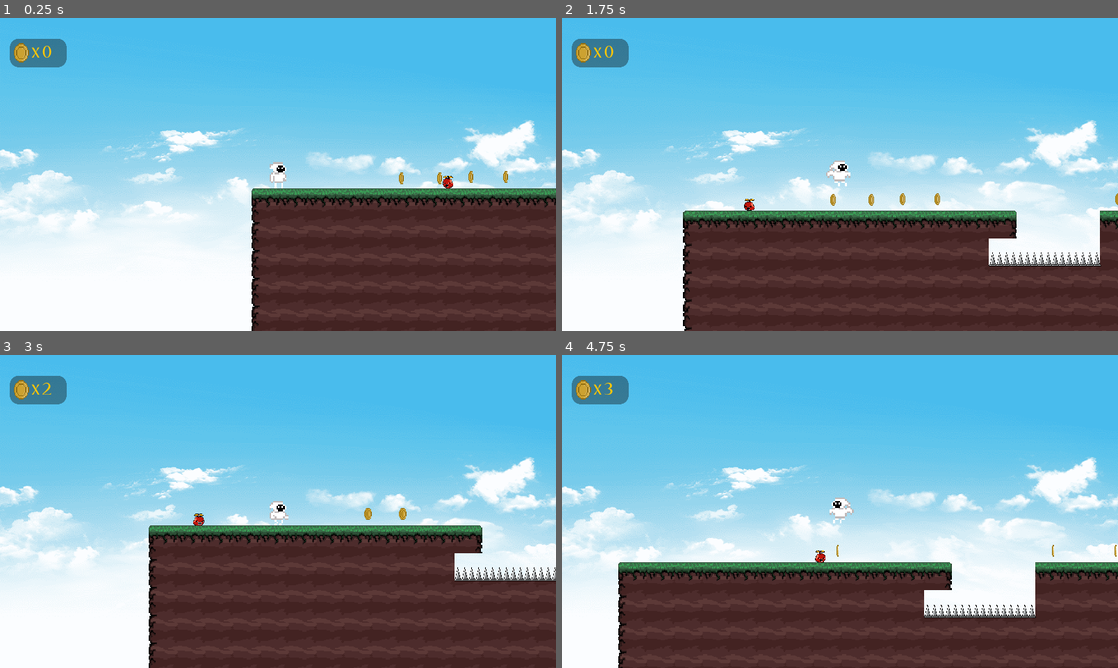
Above: before the commit, frames 1-4 (two rows, left to right).
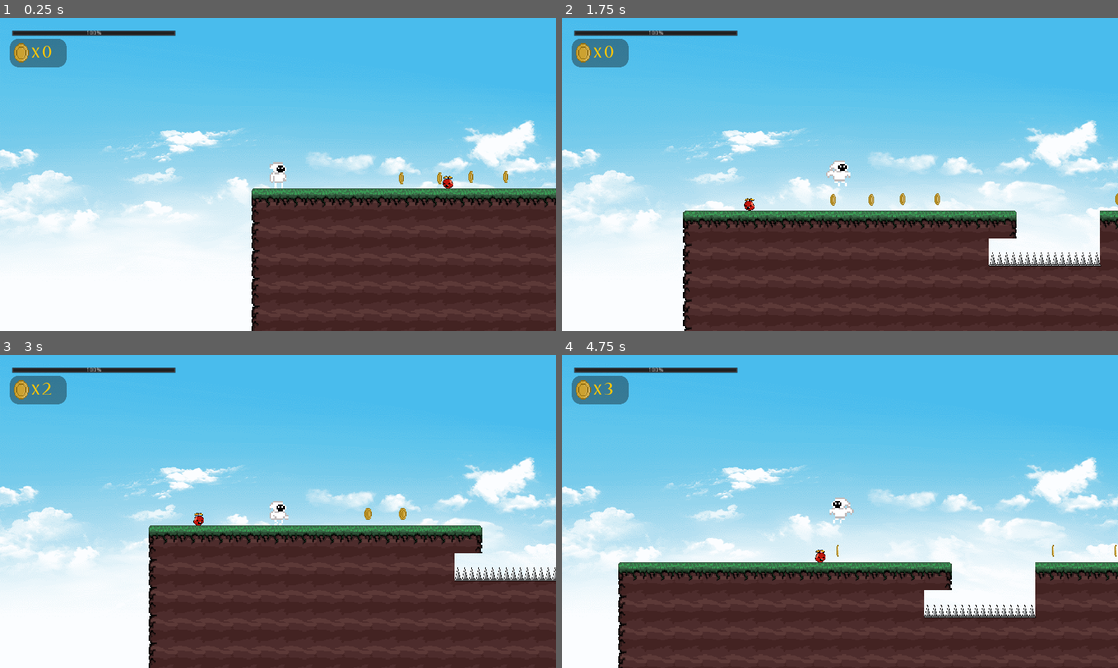
Above: after the commit, the same moments.

Repository: Tears89/Godot2d
Game: Godot game, scene res://Worlds/World_01.tscn
Two runs of this game, one before a commit and one after it. Both use one fixed random seed, a clock stepped at 60 frames per second and the inputs below.
Inputs:
- Up to frame 1 (0.25 s): no input
- Up to frame 2 (1.75 s): hold D (Move_Right) from 0.53 s (still down); tap W (Jump) at 0.77, 1.52 s
- Up to frame 3 (3 s): release D (Move_Right) at 2.03 s; hold A (Move_Left) 2.03-2.78 s; hold D (Move_Right) from 2.78 s (still down)
- Up to frame 4 (4.75 s): tap W (Jump) at 3.02, 3.77, 4.52 s; release D (Move_Right) at 4.28 s; hold A (Move_Left) from 4.28 s (still down)

The runs differ from the first frame. In frame 1, 0.5% of the frame differs, in the area x 2-82%, y 4-54%; in frame 2, 0.6%; in frame 3, 0.6%, in the area x 2-37%, y 4-55%; in frame 4, 0.6%.

Commit message:
Залил примеры проверки столкновений и использования синглтонов в годо

Diff:
--- /dev/null
+++ b/Preabs/Global.tscn
@@ -0,0 +1,9 @@
+[gd_scene load_steps=3 format=2]
+
+[ext_resource path="res://Preabs/HUD.tscn" type="PackedScene" id=1]
+[ext_resource path="res://Script/global.gd" type="Script" id=2]
+
+[node name="Global" type="Node"]
+script = ExtResource( 2 )
+
+[node name="HUD" parent="." instance=ExtResource( 1 )]
--- /dev/null
+++ b/Preabs/HUD.tscn
@@ -0,0 +1,67 @@
+[gd_scene load_steps=7 format=2]
+
+[ext_resource path="res://AubreyPro.otf" type="DynamicFontData" id=1]
+[ext_resource path="res://Graphics/Coin/Coin-1.png.png" type="Texture" id=2]
+[ext_resource path="res://Script/HUD.gd" type="Script" id=3]
+
+[sub_resource type="StyleBoxFlat" id=1]
+bg_color = Color( 0.0509804, 0.0509804, 0.0509804, 0.392157 )
+corner_radius_top_left = 20
+corner_radius_top_right = 20
+corner_radius_bottom_right = 20
+corner_radius_bottom_left = 20
+
+[sub_resource type="DynamicFont" id=2]
+size = 40
+font_data = ExtResource( 1 )
+
+[sub_resource type="DynamicFont" id=3]
+size = 40
+font_data = ExtResource( 1 )
+
+[node name="HUD" type="CanvasLayer"]
+offset = Vector2( -400, -200 )
+transform = Transform2D( 1, 0, 0, 1, -400, -200 )
+script = ExtResource( 3 )
+
+[node name="Panel" type="Panel" parent="."]
+margin_left = 423.0
+margin_top = 248.0
+margin_right = 553.0
+margin_bottom = 313.0
+custom_styles/panel = SubResource( 1 )
+
+[node name="TextureRect" type="TextureRect" parent="."]
+margin_left = 423.0
+margin_top = 248.0
+margin_right = 475.0
+margin_bottom = 313.0
+texture = ExtResource( 2 )
+expand = true
+
+[node name="X" type="Label" parent="."]
+margin_left = 472.0
+margin_top = 256.0
+margin_right = 492.0
+margin_bottom = 300.0
+custom_colors/font_color = Color( 1, 0.784314, 0.0156863, 1 )
+custom_fonts/font = SubResource( 2 )
+text = "x"
+valign = 1
+
+[node name="Coins" type="Label" parent="."]
+margin_left = 496.0
+margin_top = 256.0
+margin_right = 538.0
+margin_bottom = 300.0
+custom_colors/font_color = Color( 1, 0.784314, 0.0156863, 1 )
+custom_fonts/font = SubResource( 3 )
+text = "##"
+valign = 1
+
+[node name="HealthBar" type="ProgressBar" parent="."]
+margin_left = 427.0
+margin_top = 228.0
+margin_right = 805.0
+margin_bottom = 242.0
+value = 100.0
--- a/Preabs/Player.tscn
+++ b/Preabs/Player.tscn
@@ -40,7 +40,7 @@
 frames = SubResource( 1 )
 animation = "idle"
 
-[node name="CollisionShape2D" type="CollisionShape2D" parent="."]
+[node name="CollisionShape2D" type="CollisionShape2D" parent="." groups=["player"]]
 position = Vector2( 0, 1 )
 shape = SubResource( 2 )
 
@@ -48,3 +48,6 @@
 current = true
 
 [node name="ParallaxBackground" parent="." instance=ExtResource( 10 )]
+
+[node name="DamageTimer" type="Timer" parent="."]
+one_shot = true
--- a/Preabs/enemy.tscn
+++ b/Preabs/enemy.tscn
@@ -59,6 +59,9 @@
 [sub_resource type="RectangleShape2D" id=12]
 extents = Vector2( 12, 14.3941 )
 
+[sub_resource type="RectangleShape2D" id=13]
+extents = Vector2( 23, 21.7339 )
+
 [node name="enemy" type="KinematicBody2D"]
 collision_layer = 8
 script = ExtResource( 2 )
@@ -77,3 +80,10 @@
 position = Vector2( 13.4044, 8.73394 )
 enabled = true
 cast_to = Vector2( -0.0315247, 16.4086 )
+
+[node name="Area2D" type="Area2D" parent="."]
+collision_layer = 0
+
+[node name="CollisionShape2D2" type="CollisionShape2D" parent="Area2D"]
+position = Vector2( 0, -6.26605 )
+shape = SubResource( 13 )
--- a/Script/Coin.gd
+++ b/Script/Coin.gd
@@ -7,7 +7,7 @@
 func _on_Coin_body_entered(body):
 
 	if body.name == "Player":
-		body.Coin += 1
+		Global.coins += 1
 		queue_free()
-		emit_signal("coin_collected")
+#		emit_signal("coin_collected")
 	pass # Replace with function body.
--- a/Script/HUD.gd
+++ b/Script/HUD.gd
@@ -5,9 +5,11 @@
 func _ready():
 	$Coins.text = String(coins)
 
+func set_health_bar(value):
+	$HealthBar.value = value
+	pass
 
-
-
-func _on_Coin_coin_collected():
-	coins = coins + 1
-	_ready()
+func set_coins(value):
+#	coins = coins + 1
+	$Coins.text = str(value)
+#	_ready()
--- a/Script/Player.gd
+++ b/Script/Player.gd
@@ -42,7 +42,13 @@
 
 
 func ApplyDmg(dmg :int):
+	if not $DamageTimer.is_stopped():
+		return
+
 	Health -= dmg
+	prints("Health:", Health)
+	Global.hud.set_health_bar(Health)
+	$DamageTimer.start()
 
 	if Health <= 0:
 		Health = 0
--- a/Script/enemy.gd
+++ b/Script/enemy.gd
@@ -6,10 +6,12 @@
 const Gravity = 15
 const Speed = 200;
 const Floor = Vector2(0, -1)
-const DAMAGE_AMOUNT = 10
+export var DAMAGE_AMOUNT = 10
 
 func _ready():
-	$Sprite.play("run")
+#	$Sprite.play("run")
+	$Area2D.connect("body_entered", self, "_on_body_entered")
+
 
 func _process(delta):
 	velocity.x = direction * Speed
@@ -20,3 +22,22 @@
 	velocity.y += Gravity
 
 	velocity = move_and_slide(velocity,Floor)
+
+	var _collision_count = get_slide_count()
+	if get_slide_count() > 0:
+		for collision_idx in range(_collision_count):
+			var _body = get_slide_collision(collision_idx).collider
+			if _body.is_in_group("Player"):
+				_body.ApplyDmg(DAMAGE_AMOUNT)
+			pass
+
+#	for body in $Area2D.get_overlapping_bodies():
+#		if body.is_in_group("Player"):
+#			body.ApplyDmg(DAMAGE_AMOUNT*delta)
+#		pass
+
+#func _on_body_entered(body):
+#	if body.is_in_group("Player"):
+#		body.ApplyDmg(DAMAGE_AMOUNT*5)
+#		pass
+#	pass
--- /dev/null
+++ b/Script/global.gd
@@ -0,0 +1,20 @@
+extends Node
+
+var coins = 0 setget set_coins
+func set_coins(value):
+	coins = value
+	hud.set_coins(value)
+
+
+var player_health = 100
+
+
+# Declare member variables here. Examples:
+# var a = 2
+onready var _current_level
+onready var hud = $HUD
+
+
+# Called when the node enters the scene tree for the first time.
+func _ready():
+	pass # Replace with function body.
--- a/Worlds/World_01.tscn
+++ b/Worlds/World_01.tscn
@@ -1,29 +1,11 @@
-[gd_scene load_steps=13 format=2]
+[gd_scene load_steps=7 format=2]
 
 [ext_resource path="res://Tailsets/TileSet_01.tres" type="TileSet" id=1]
 [ext_resource path="res://Preabs/Player.tscn" type="PackedScene" id=2]
 [ext_resource path="res://Preabs/Coin.tscn" type="PackedScene" id=3]
 [ext_resource path="res://Preabs/Ship.tscn" type="PackedScene" id=4]
-[ext_resource path="res://AubreyPro.otf" type="DynamicFontData" id=5]
-[ext_resource path="res://Graphics/Coin/Coin-1.png.png" type="Texture" id=6]
-[ext_resource path="res://Script/HUD.gd" type="Script" id=7]
 [ext_resource path="res://Preabs/Portal.tscn" type="PackedScene" id=8]
 [ext_resource path="res://Preabs/enemy.tscn" type="PackedScene" id=9]
-
-[sub_resource type="StyleBoxFlat" id=1]
-bg_color = Color( 0.0509804, 0.0509804, 0.0509804, 0.392157 )
-corner_radius_top_left = 20
-corner_radius_top_right = 20
-corner_radius_bottom_right = 20
-corner_radius_bottom_left = 20
-
-[sub_resource type="DynamicFont" id=2]
-size = 40
-font_data = ExtResource( 5 )
-
-[sub_resource type="DynamicFont" id=3]
-size = 40
-font_data = ExtResource( 5 )
 
 [node name="World_01" type="Node2D"]
 
@@ -38,46 +20,6 @@
 [node name="Player" parent="TileMap" instance=ExtResource( 2 )]
 position = Vector2( 30.4276, 235.2 )
 
-[node name="HUD" type="CanvasLayer" parent="."]
-offset = Vector2( -400, -200 )
-transform = Transform2D( 1, 0, 0, 1, -400, -200 )
-script = ExtResource( 7 )
-
-[node name="Panel" type="Panel" parent="HUD"]
-margin_left = 423.0
-margin_top = 248.0
-margin_right = 553.0
-margin_bottom = 313.0
-custom_styles/panel = SubResource( 1 )
-
-[node name="TextureRect" type="TextureRect" parent="HUD"]
-margin_left = 423.0
-margin_top = 248.0
-margin_right = 475.0
-margin_bottom = 313.0
-texture = ExtResource( 6 )
-expand = true
-
-[node name="X" type="Label" parent="HUD"]
-margin_left = 472.0
-margin_top = 256.0
-margin_right = 492.0
-margin_bottom = 300.0
-custom_colors/font_color = Color( 1, 0.784314, 0.0156863, 1 )
-custom_fonts/font = SubResource( 2 )
-text = "x"
-valign = 1
-
-[node name="Coins" type="Label" parent="HUD"]
-margin_left = 496.0
-margin_top = 256.0
-margin_right = 538.0
-margin_bottom = 300.0
-custom_colors/font_color = Color( 1, 0.784314, 0.0156863, 1 )
-custom_fonts/font = SubResource( 3 )
-text = "##"
-valign = 1
-
 [node name="coins" type="Node2D" parent="."]
 
 [node name="Coin" parent="coins" instance=ExtResource( 3 )]
@@ -418,35 +360,3 @@
 
 [node name="enemy" parent="enemys" instance=ExtResource( 9 )]
 position = Vector2( 384, 588 )
-
-[connection signal="coin_collected" from="coins/Coin" to="HUD" method="_on_Coin_coin_collected"]
-[connection signal="coin_collected" from="coins/Coin2" to="HUD" method="_on_Coin_coin_collected"]
-[connection signal="coin_collected" from="coins/Coin3" to="HUD" method="_on_Coin_coin_collected"]
-[connection signal="coin_collected" from="coins/Coin4" to="HUD" method="_on_Coin_coin_collected"]
-[connection signal="coin_collected" from="coins/Coin5" to="HUD" method="_on_Coin_coin_collected"]
-[connection signal="coin_collected" from="coins/Coin6" to="HUD" method="_on_Coin_coin_collected"]
-[connection signal="coin_collected" from="coins/Coin7" to="HUD" method="_on_Coin_coin_collected"]
-[connection signal="coin_collected" from="coins/Coin8" to="HUD" method="_on_Coin_coin_collected"]
-[connection signal="coin_collected" from="coins/Coin9" to="HUD" method="_on_Coin_coin_collected"]
-[connection signal="coin_collected" from="coins/Coin10" to="HUD" method="_on_Coin_coin_collected"]
-[connection signal="coin_collected" from="coins/Coin11" to="HUD" method="_on_Coin_coin_collected"]
-[connection signal="coin_collected" from="coins/Coin12" to="HUD" method="_on_Coin_coin_collected"]
-[connection signal="coin_collected" from="coins/Coin13" to="HUD" method="_on_Coin_coin_collected"]
-[connection signal="coin_collected" from="coins/Coin14" to="HUD" method="_on_Coin_coin_collected"]
-[connection signal="coin_collected" from="coins/Coin15" to="HUD" method="_on_Coin_coin_collected"]
-[connection signal="coin_collected" from="coins/Coin16" to="HUD" method="_on_Coin_coin_collected"]
-[connection signal="coin_collected" from="coins/Coin17" to="HUD" method="_on_Coin_coin_collected"]
-[connection signal="coin_collected" from="coins/Coin18" to="HUD" method="_on_Coin_coin_collected"]
-[connection signal="coin_collected" from="coins/Coin19" to="HUD" method="_on_Coin_coin_collected"]
-[connection signal="coin_collected" from="coins/Coin20" to="HUD" method="_on_Coin_coin_collected"]
-[connection signal="coin_collected" from="coins/Coin21" to="HUD" method="_on_Coin_coin_collected"]
-[connection signal="coin_collected" from="coins/Coin22" to="HUD" method="_on_Coin_coin_collected"]
-[connection signal="coin_collected" from="coins/Coin23" to="HUD" method="_on_Coin_coin_collected"]
-[connection signal="coin_collected" from="coins/Coin24" to="HUD" method="_on_Coin_coin_collected"]
-[connection signal="coin_collected" from="coins/Coin25" to="HUD" method="_on_Coin_coin_collected"]
-[connection signal="coin_collected" from="coins/Coin26" to="HUD" method="_on_Coin_coin_collected"]
-[connection signal="coin_collected" from="coins/Coin27" to="HUD" method="_on_Coin_coin_collected"]
-[connection signal="coin_collected" from="coins/Coin28" to="HUD" method="_on_Coin_coin_collected"]
-[connection signal="coin_collected" from="coins/Coin29" to="HUD" method="_on_Coin_coin_collected"]
-[connection signal="coin_collected" from="coins/Coin30" to="HUD" method="_on_Coin_coin_collected"]
-[connection signal="coin_collected" from="coins/Coin31" to="HUD" method="_on_Coin_coin_collected"]
--- a/project.godot
+++ b/project.godot
@@ -13,6 +13,10 @@
 config/name="Godot Game 2d"
 run/main_scene="res://Worlds/World_01.tscn"
 config/icon="res://icon.png"
+
+[autoload]
+
+Global="*res://Preabs/Global.tscn"
 
 [display]
 
Not shown: 1 places in Preabs/enemy.tscn that only renumber resources
